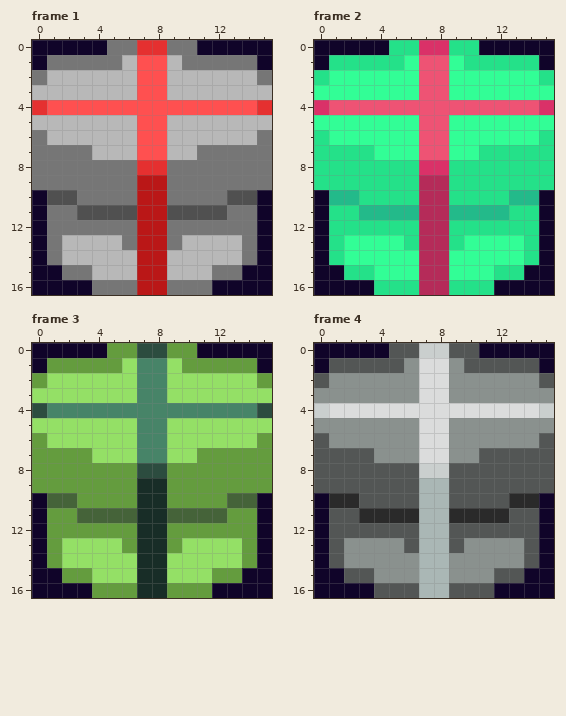
Pixel-art file, stored at assets/images/presents/medals.aseprite. The picture above is the old version.
16x17 pixels, 27 frames. Colours within 5 levels of each other are drawn and written as one. Shown: frame 1, frame 2, frame 3, frame 4. The commit also changed other frames, which this record leaves out.
After:
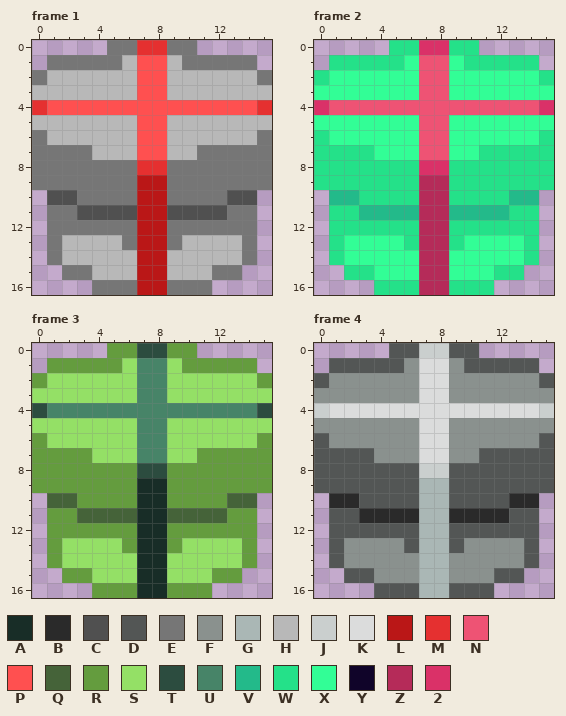
Palette (. is transparent): A #182d27  B #2a2a2a  C #505050  D #535655  E #767676  F #8a918e  G #aab7b5  H #b8b8b8  J #cacfce  K #dbdcdc  L #ba1717  M #e53030  N #ee5374  P #ff5050  Q #456339  R #649c3e  S #94e066  T #2c4c3f  U #478468  V #23ba8a  W #24e189  X #32fe96  Y #100429  Z #b52b59  2 #da3168
Change:
layer "bg" now hidden
Frame 1:
The edit erases colour Y in row 0 at x 0 to 4 and 11 to 15; in row 1 at x 0 and 15; in rows 10 to 14 at x 0 and 15; in row 15 at x 0 to 1 and 14 to 15; in row 16 at x 0 to 3 and 12 to 15.
Frame 2: the same change as frame 1
Frame 3: the same change as frame 1
Frame 4: the same change as frame 1
